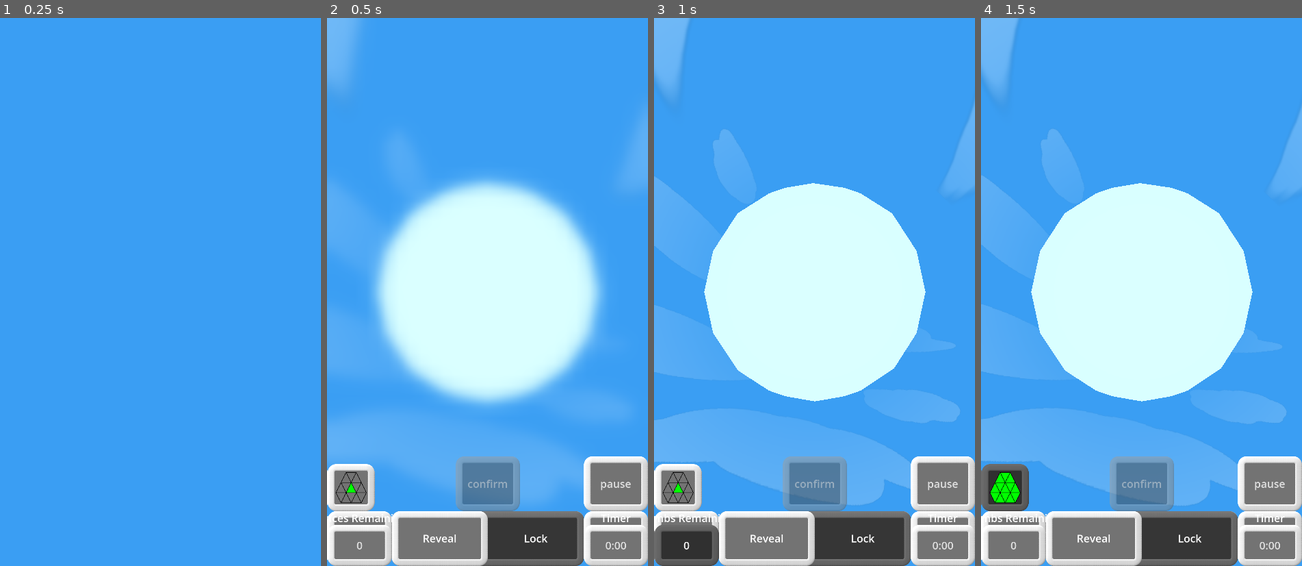
Above: before the commit, frames 1-4 (left to right).
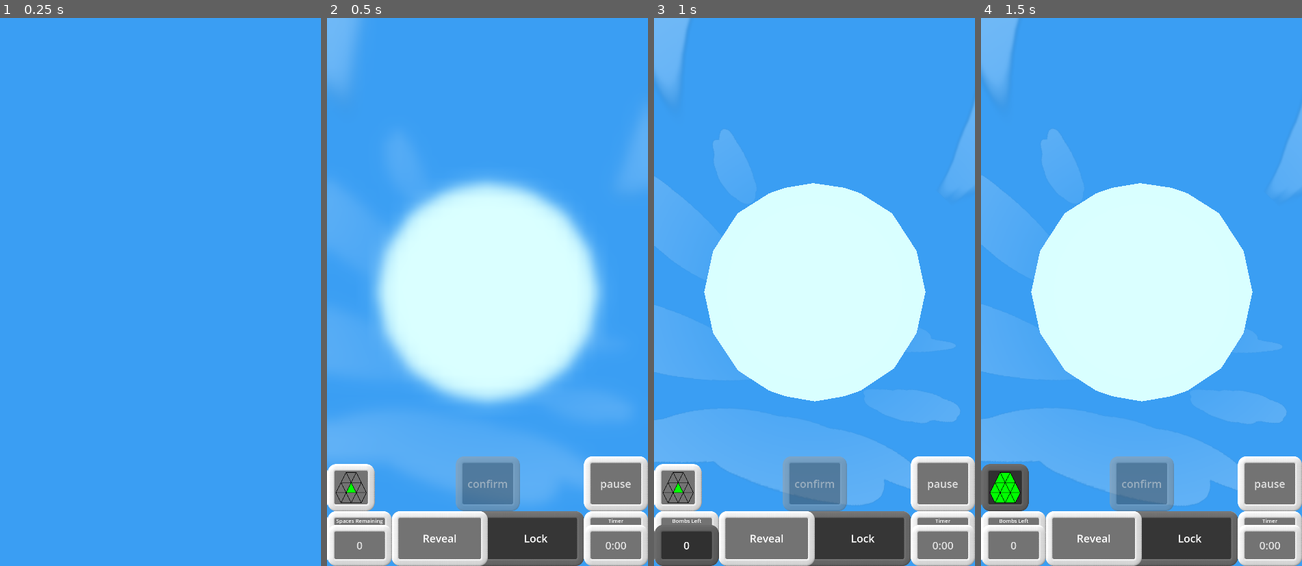
Above: after the commit, the same moments.

Repository: WalynC/sphereSweeperGodot
Game: Godot game, scene res://mainScenes/game.tscn
Same seed, same stepped clock (60 frames per second), same inputs: the game is played once before the commit and once after it. Sound files missing from this copy of the repository are replaced by a short silence.
Inputs (mouse positions are in pixels of both pictures, inside the frame that each line leads up to):
- Up to frame 1 (0.25 s): no input
- Up to frame 2 (0.5 s): no input
- Up to frame 3 (1 s): click "0" at 0.5 s
- Up to frame 4 (1.5 s): click (1003, 489) at 1.25 s

Frame 1 is identical in both runs. In frame 2, 0.2% of the frame differs, in the area x 0-95%, y 90-93%; in frame 3, 0.2%; in frame 4, 0.2%.

Commit message:
Adjusts bomb/time label sizes so they fit into the UI

Diff:
--- a/boardVShader.tres
+++ b/boardVShader.tres
@@ -106,7 +106,6 @@
 
 }
 "
-graph_offset = Vector2(-465.066, -58.0594)
 modes/diffuse = 3
 modes/specular = 1
 flags/shadows_disabled = true
--- a/scripts/GameUI.gd
+++ b/scripts/GameUI.gd
@@ -101,4 +101,4 @@
 func toggle_mine_display():
 	VisualTheme.instance.buttonPress.play()
 	useMines = !useMines
-	bombLabel.text = "Bombs Remaining" if useMines else "Spaces Remaining"
+	bombLabel.text = "Bombs Left" if useMines else "Safe Spaces Left"
--- a/uiScenes/game_ui.tscn
+++ b/uiScenes/game_ui.tscn
@@ -107,6 +107,7 @@
 anchor_bottom = 0.25
 grow_horizontal = 2
 grow_vertical = 2
+theme_override_font_sizes/font_size = 20
 text = "Spaces Remaining"
 horizontal_alignment = 1
 vertical_alignment = 2
@@ -201,6 +202,7 @@
 anchor_bottom = 0.25
 grow_horizontal = 2
 grow_vertical = 2
+theme_override_font_sizes/font_size = 20
 text = "Timer"
 horizontal_alignment = 1
 vertical_alignment = 2
